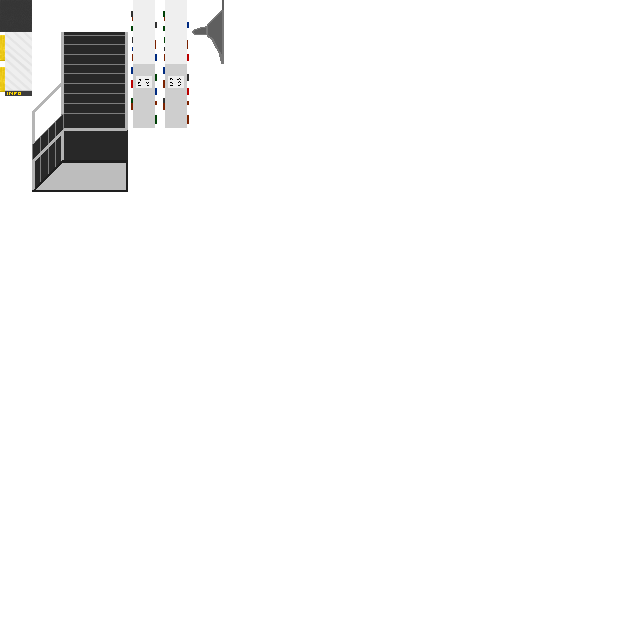
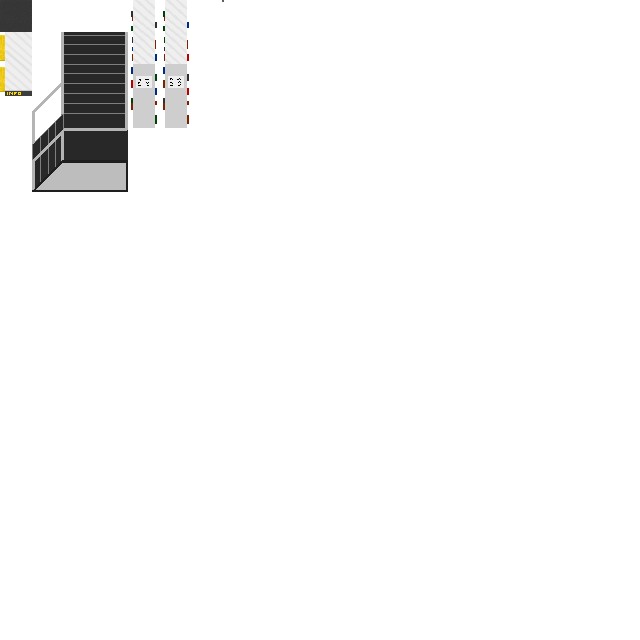
Layered file, before and after one edit (640x640). Changes by layer:
painted on "Hintergrund" over 133, 0, 224, 64
